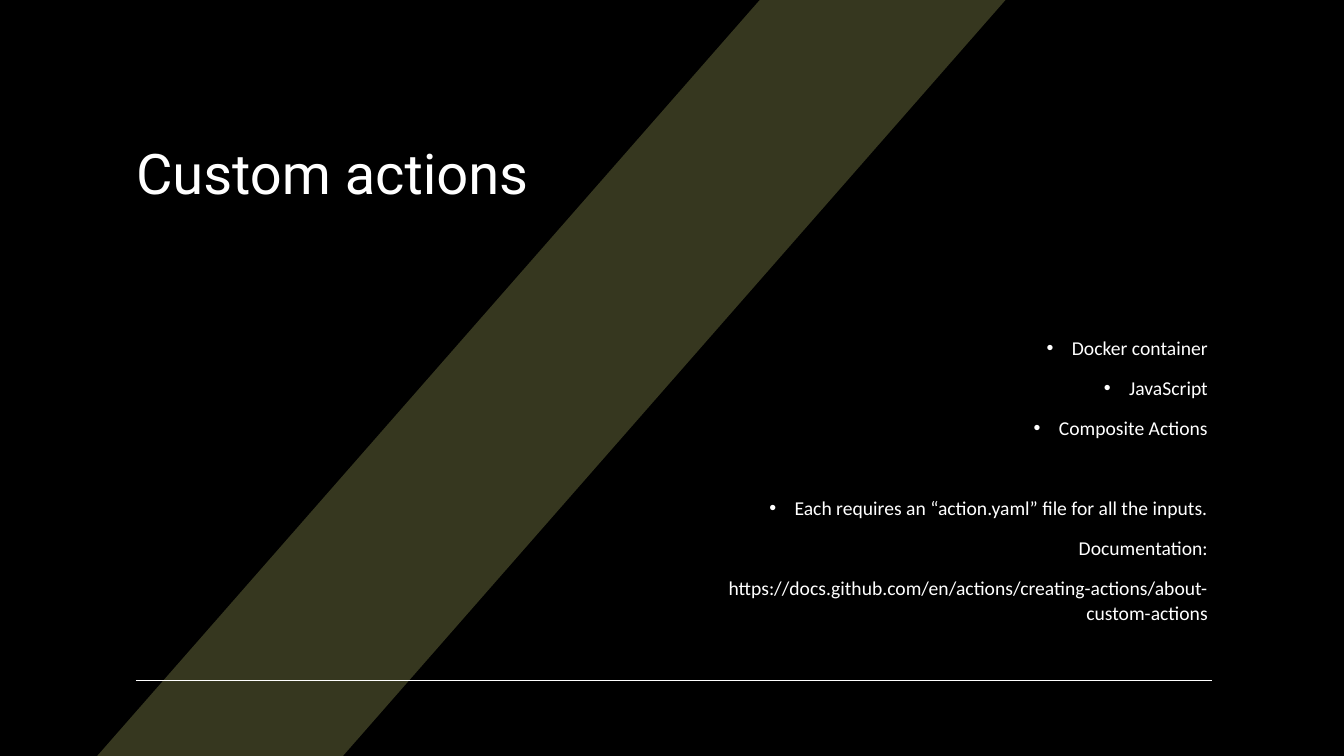
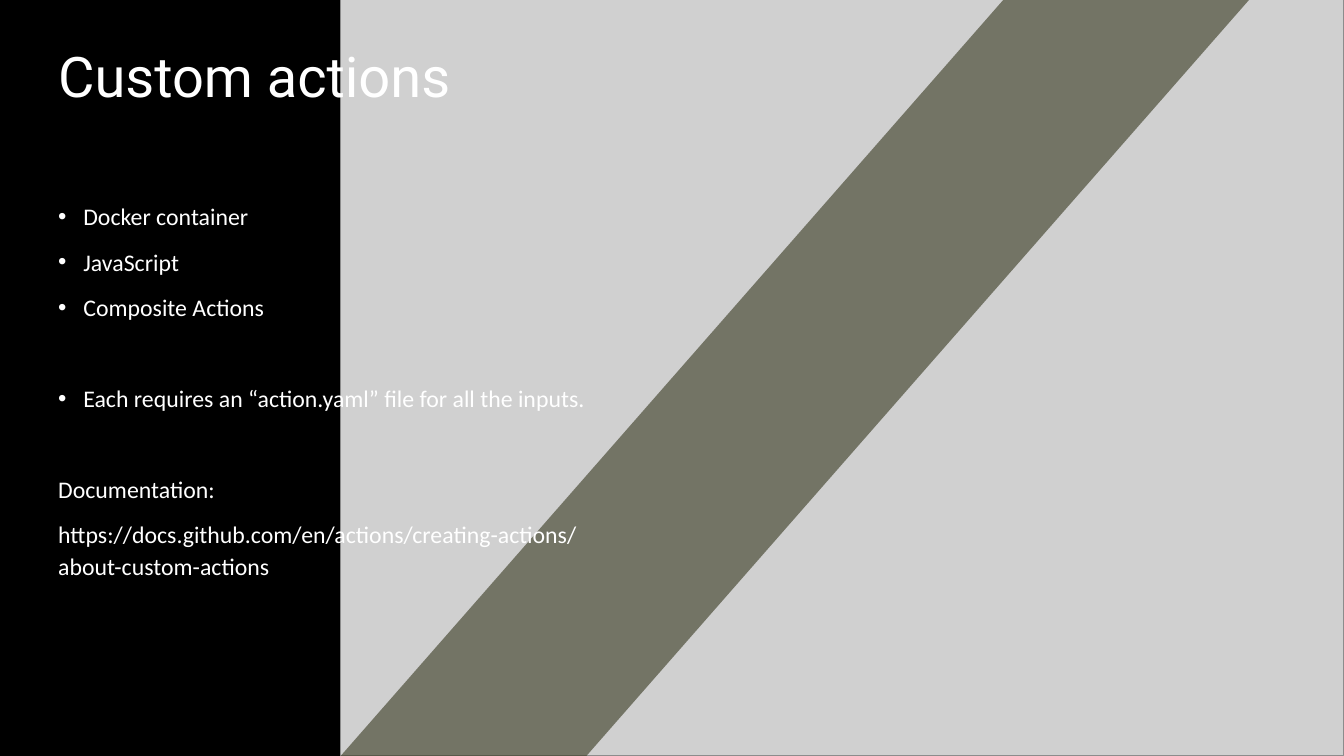
Before and after one commit to pulcher/github-actions-getting-started, a slide deck: slide 12 of getting-started-with-github-actions.pptx. Drawn at 1344x756 pixels with LibreOffice and Linux fonts; fonts in the diff are those of the drawing; grey boxes stand for pictures. Boxes give left, top, right and bottom in pixels: in the first picture for what was removed or moved away, otherwise in the second. Text is boxed around its words. In the diff, an @@ line names an element or a change of style, - is before the commit and + after.

```diff
--- a/getting-started-with-github-actions.pptx
+++ b/getting-started-with-github-actions.pptx
@@ freeform shape: place and size @@
-freeform shape at <box>97,0,1005,756</box>
+freeform shape at <box>341,0,1249,756</box>
@@ freeform shape at <box>341,0,1249,756</box>: fill #36371F to #36371F at 60% opacity @@
@@ picture added at <box>341,0,1344,756</box> @@
@@ title "Custom actions": place and size @@
-title "Custom actions" at <box>136,153,528,195</box>
+title "Custom actions" at <box>58,45,450,110</box>
@@ title "Custom actions" at <box>58,45,450,110</box>: vertical alignment top to middle @@
@@ text "Docker container": place and size @@
-text "Docker container" at <box>729,341,1208,620</box>
+text "Docker container" at <box>58,208,584,575</box>
@@ text "Docker container" at <box>58,208,584,575</box>: size 14 to 17 pt; alignment right to left; vertical alignment bottom to top @@
@@ line removed from (136, 681) to (1212, 681) @@
```
Also in this commit, not shown: 2 other slides changed.
